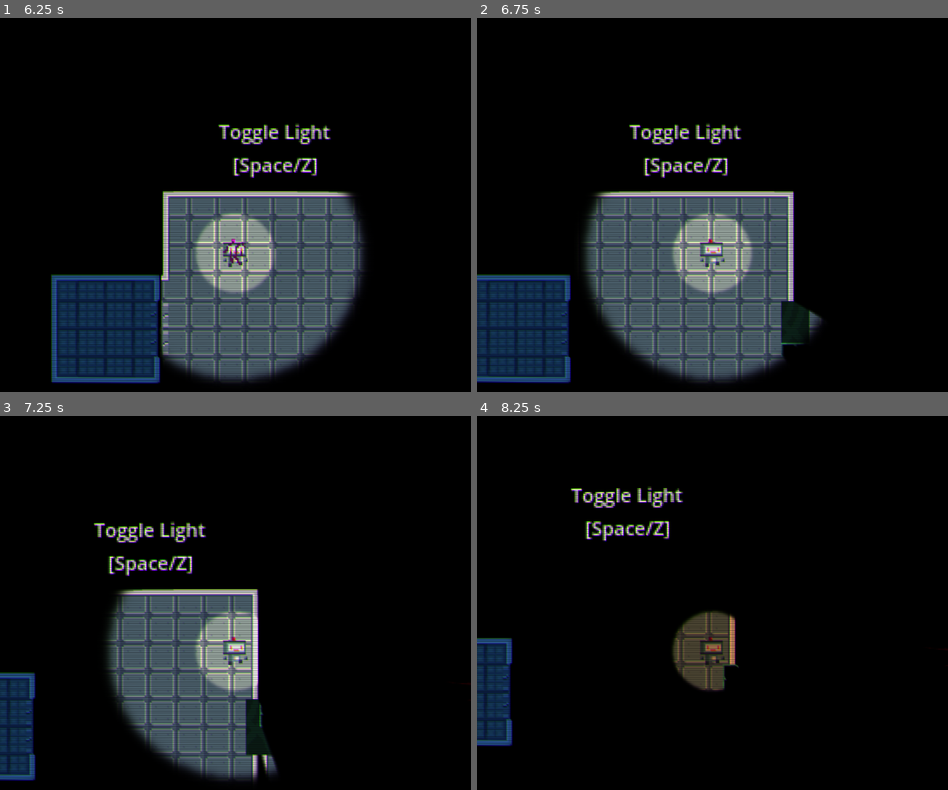
Above: before the commit, frames 1-4 (two rows, left to right).
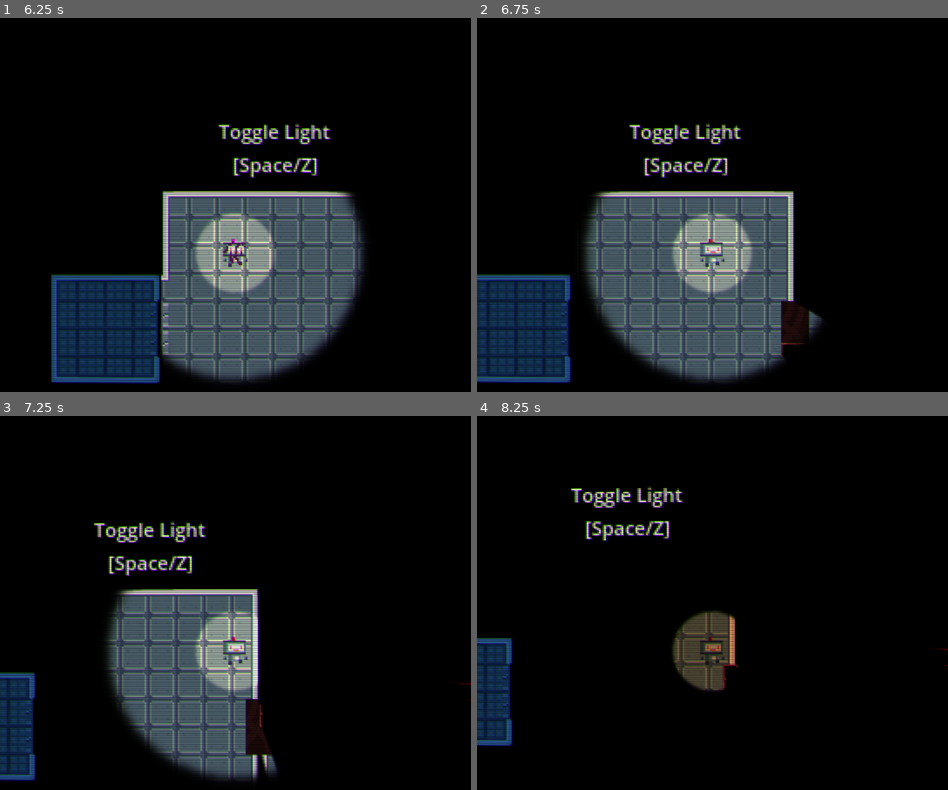
Above: after the commit, the same moments.

Repository: CookieCherith0969/GDM-Assignment-4
Game: Godot game, scene res://Scenes/test_scene.tscn
Same seed, same stepped clock (60 frames per second), same inputs: the game is played once before the commit and once after it. This scene is started directly instead of the project's main scene.
Inputs (mouse positions are in pixels of both pictures, inside the frame that each line leads up to):
- Up to frame 1 (6.25 s): tap Enter at 0.5 s; move the mouse to (211, 347) at 0.52 s; hold E (Interact) 0.53-1.28 s; hold W (Up) 0.53-2.03 s; tap R (Reset) every 0.75 s from 1.25 to 4.25 s; move the mouse to (376, 324) at 1.27 s; tap Space (Light) at 1.35, 5.85 s; move the mouse to (94, 182) at 2.02 s; hold C (TempCorrupt) 2.03-2.78 s; hold A (Left) 2.03-3.53 s; move the mouse to (259, 253) at 2.77 s; tap E (Interact) at 2.85 s; move the mouse to (164, 133) at 3.52 s; hold S (Down) 3.53-4.28 s; hold Space (Light) 3.53-4.28 s; move the mouse to (339, 231) at 4.27 s; hold D (Right) 4.28-5.03 s; tap C (TempCorrupt) at 4.35 s; move the mouse to (141, 276) at 5.02 s; hold W (Up) 5.03-5.78 s; hold E (Interact) 5.03-5.78 s; move the mouse to (282, 148) at 5.77 s; hold D (Right) from 5.78 s (still down)
- Up to frame 2 (6.75 s): keep holding D (Right); move the mouse to (688, 347) at 6.52 s; hold C (TempCorrupt) from 6.53 s (still down)
- Up to frame 3 (7.25 s): keep holding D (Right); keep holding C (TempCorrupt)
- Up to frame 4 (8.25 s): move the mouse to (853, 722) at 7.27 s; release C (TempCorrupt) at 7.28 s; tap E (Interact) at 7.35 s; move the mouse to (571, 580) at 8.02 s; release D (Right) at 8.03 s; hold S (Down) from 8.03 s (still down); hold Space (Light) from 8.03 s (still down)

Frame 1 is identical in both runs. In frame 2, less than 0.1% of the frame differs, in the area x 64-70%, y 86-91%; in frame 3, less than 0.1%; in frame 4, less than 0.1%, in the area x 52-100%, y 62-74%.

Commit message:
Red light gates

Diff:
--- a/Scenes/enemy.tscn
+++ b/Scenes/enemy.tscn
@@ -64,7 +64,7 @@
 [node name="AnimatedSprite2D" type="AnimatedSprite2D" parent="."]
 sprite_frames = SubResource("SpriteFrames_rghix")
 animation = &"swarmAnim"
-frame_progress = 0.257357
+frame_progress = 0.444904
 
 [node name="CollisionShape2D" type="CollisionShape2D" parent="."]
 shape = SubResource("CircleShape2D_714ps")
Binary file changed: Art/PlaceholderArt/LightGate.png
